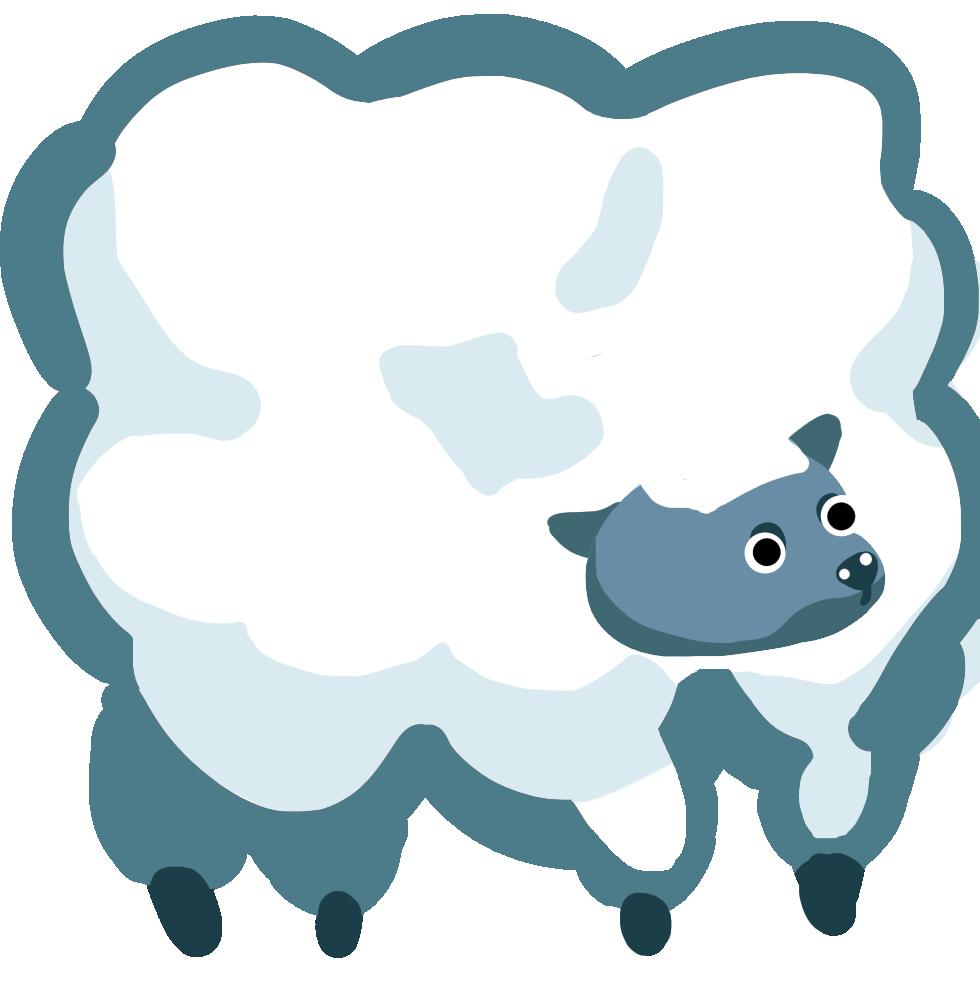
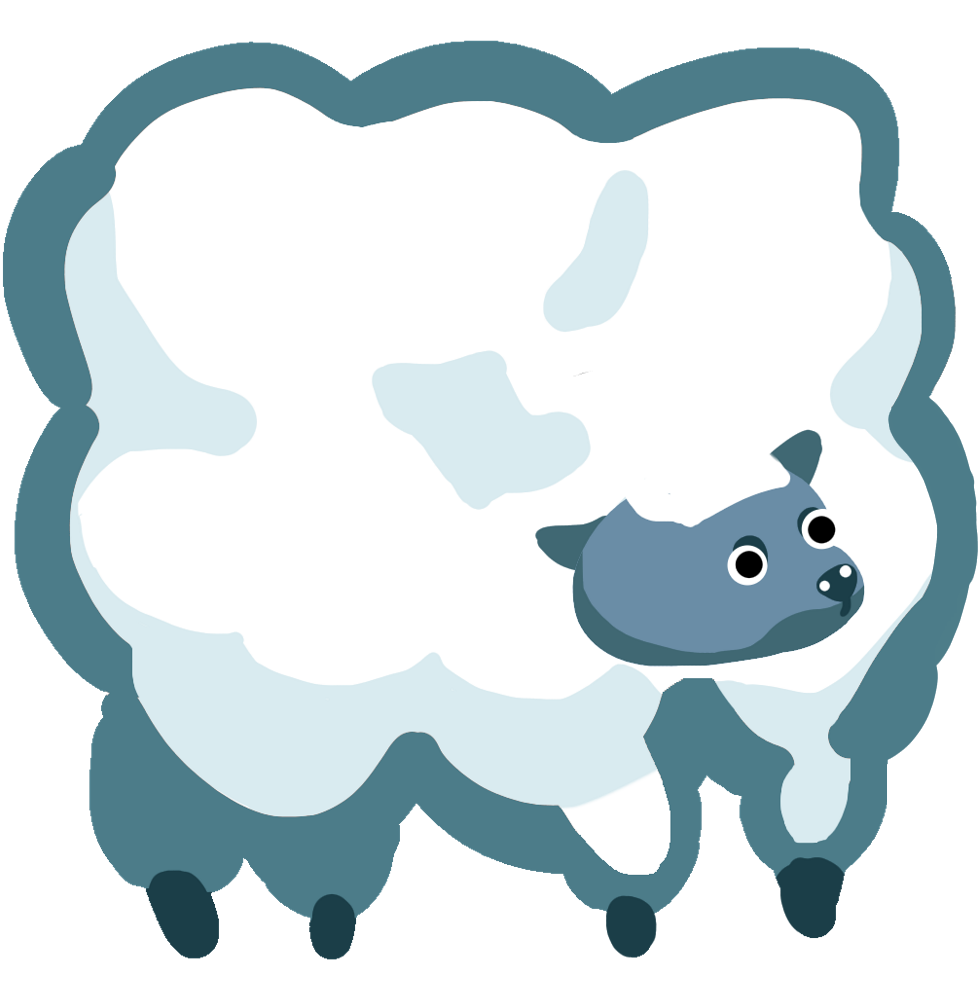
The second 980×984 image is a revision of the first. Changes to its layers:
added layer "Layer 15(pasted)" above "Feet" over [0, 14, 980, 960]
hid "Feet" over [128, 832, 896, 960]
hid "Head hair tuft" over [0, 128, 896, 576]
hid "Pupils" over [576, 320, 896, 576]
hid "Eye and nose whites" over [704, 448, 896, 640]
hid "Nose and eye shadows" over [0, 64, 960, 640]
hid "Layer 8" over [512, 384, 960, 704]
hid "Head" over [284, 24, 924, 728]
hid "Ears" over [256, 256, 960, 640]
hid "Outline" over [0, 14, 980, 960]
hid "Wool Midtones" over [0, 64, 980, 896]
hid "Layer 3" over [0, 14, 980, 960]
